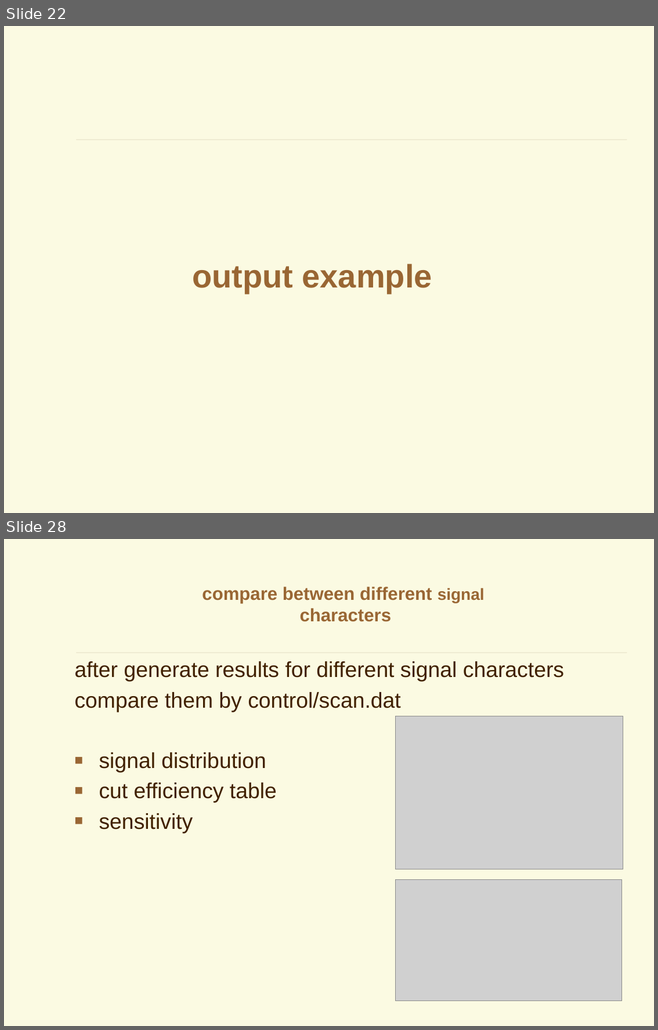
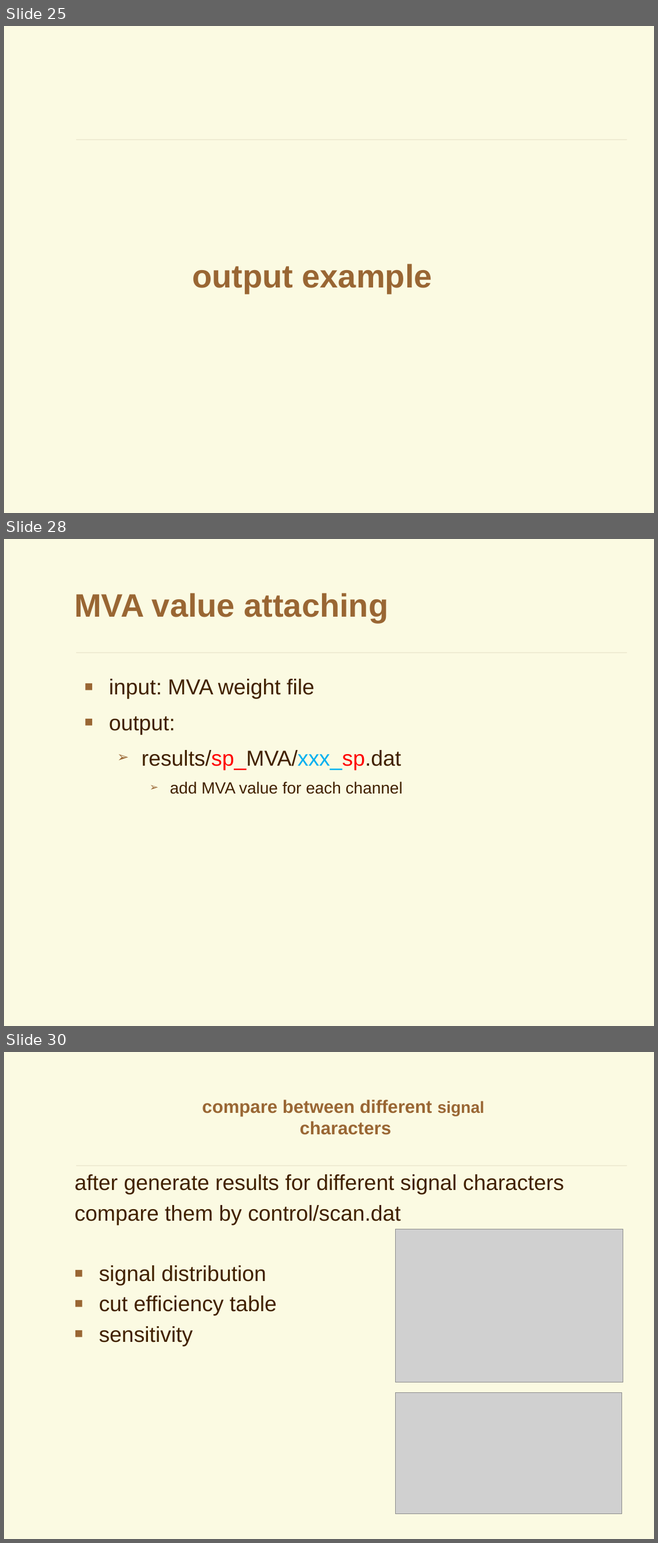
Before and after one commit to YancyW/BASDA, a slide deck: doc/BASDA_Introduction.pptx. Shown one above the other, each under a label of ours: slides 22 and 28 before the commit, slides 25, 28 and 30 after it; the slides between them are not shown. The pictures are 658x1030 and 658x1543 pixels, drawn with LibreOffice and Linux fonts; fonts in the diff are those of the drawing; grey boxes stand for pictures; background and template pictures are left out. Boxes give left, top, right and bottom in pixels: in the first picture for what was removed or moved away, otherwise in the second. Text is boxed around its words. In the diff, an @@ line names an element or a change of style, - is before the commit and + after.

```diff
--- a/doc/BASDA_Introduction.pptx
+++ b/doc/BASDA_Introduction.pptx
@@ slide 28 added at box(4, 539, 654, 1026), background picture (left out); not listed: 1 template element that a slide beside it also shows @@
@@ title added at box(74, 593, 389, 622), 36 pt, text #996633, bold @@
+MVA value attaching
@@ text added at box(109, 679, 402, 794), 24 pt, text #402000 @@
+■ input: MVA weight file
+■ output:
+  ➢ results/sp_MVA/xxx_sp.dat
+    ➢ add MVA value for each channel
@@ what was slide 22 is now slide 25 @@
@@ what was slide 28 is now slide 30 @@
```
Also in this commit, not shown: 9 slides changed, 9 other slides added, 3 other files.
